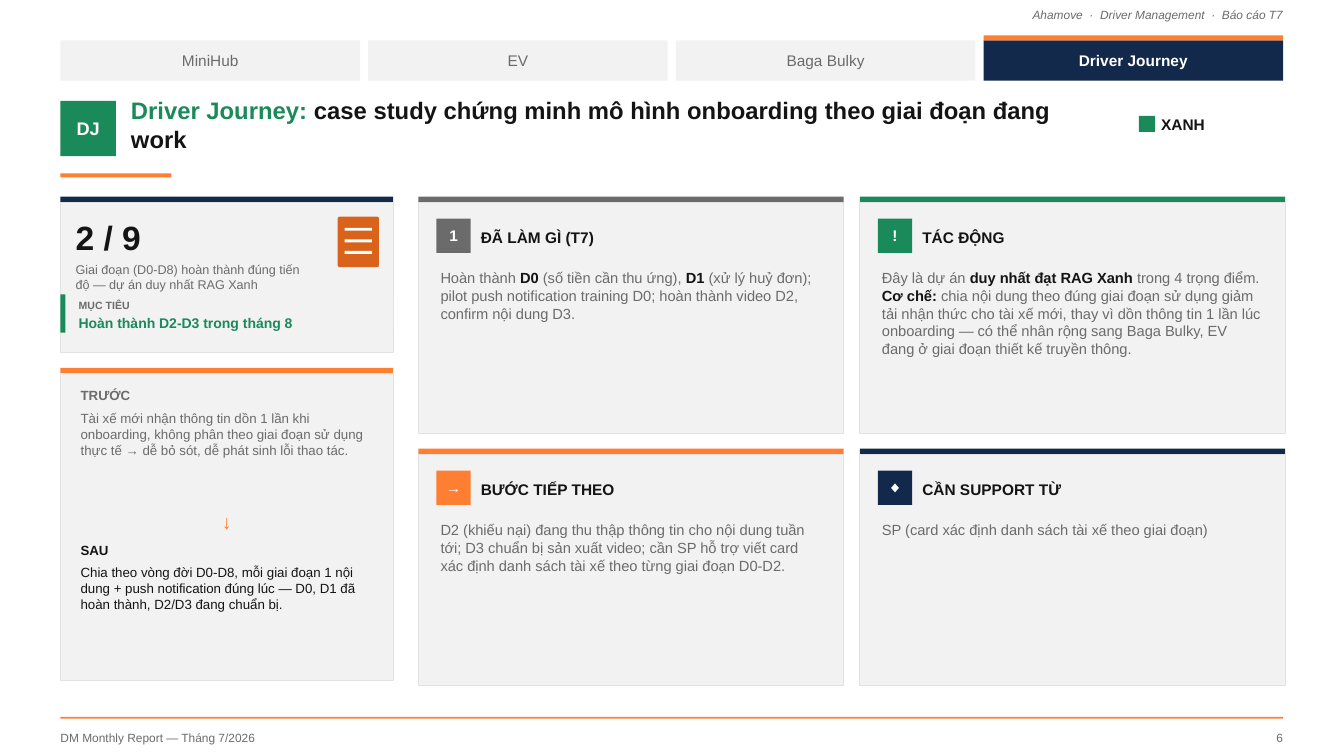
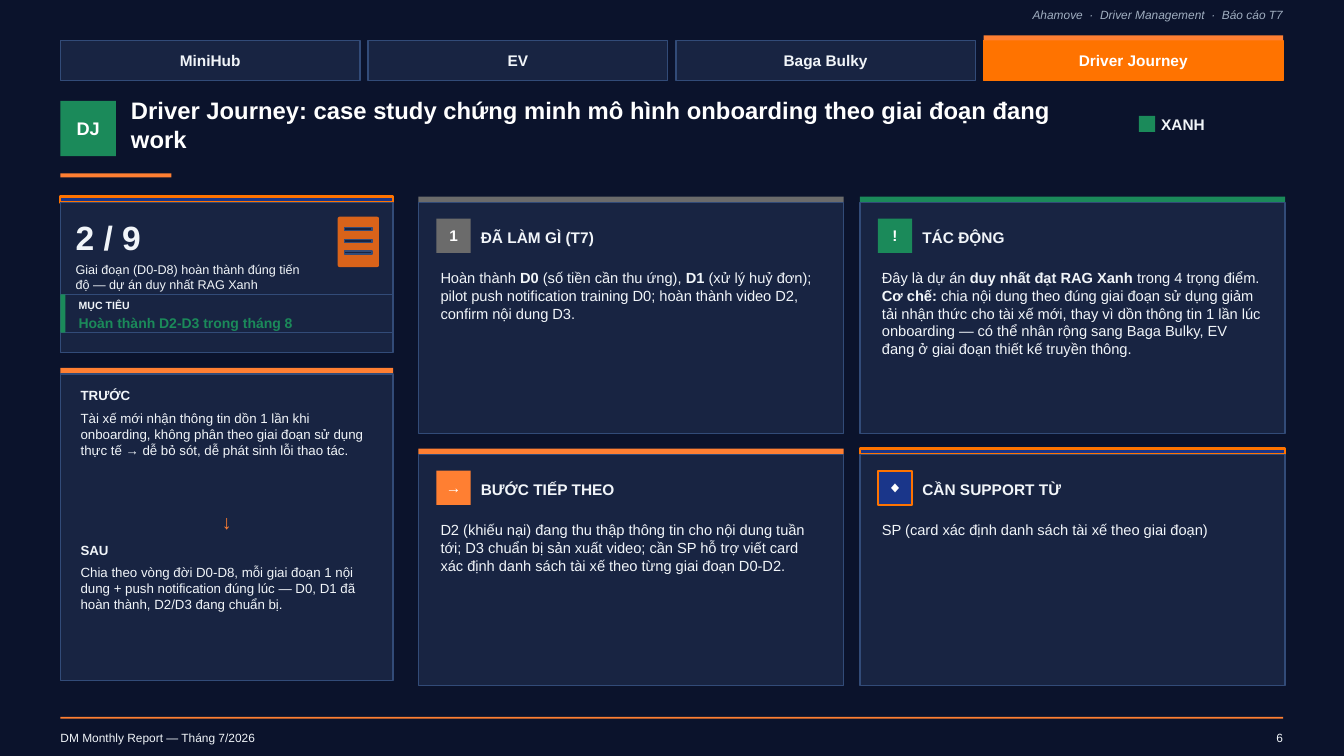
Before and after one commit to Khanhsnef/pulucowork, a slide deck: slide 7 of Data sources/BaoCao_ThangDM_T7_Core_v7_1.pptx. Drawn at 1344x756 pixels with LibreOffice and Linux fonts; fonts in the diff are those of the drawing. Boxes give left, top, right and bottom in pixels: in the first picture for what was removed or moved away, otherwise in the second. Text is boxed around its words. In the diff, an @@ line names an element or a change of style, - is before the commit and + after.

```diff
--- a/Data sources/BaoCao_ThangDM_T7_Core_v7_1.pptx
+++ b/Data sources/BaoCao_ThangDM_T7_Core_v7_1.pptx
@@ background #FFFFFF to #0B132C @@
@@ text "Ahamove · Driver Management · ..." at bbox=[1033, 10, 1283, 22]: text colour #6B6B6B to #A0AEC0 @@
@@ text colour #6B6B6B to #F1F5F9, bold on in 3 elements at bbox=[180, 55, 241, 66], bbox=[508, 55, 529, 66], bbox=[784, 55, 868, 70] @@
@@ rectangle at bbox=[984, 40, 1284, 81]: fill #13294B to #FF7300; outline none to #FF7300 1 pt @@
@@ text "Driver Journey: case study chứng ..." at bbox=[131, 101, 1050, 149]: text colour #1B8A5A to #FFFFFF in "Driver Journey:"; text colour #141414 to #FFFFFF in "case study chứng minh mô hình onboarding ..." @@
@@ fill #FFFFFF to #182442; outline none to #324B78 1 pt in 3 elements at bbox=[345, 228, 372, 231], bbox=[345, 240, 372, 243], bbox=[345, 251, 372, 254] @@
@@ text "Hoàn thành D0 (số tiền ..." at bbox=[441, 272, 812, 322]: text colour #6B6B6B to #F1F5F9; text colour #141414 to #F1F5F9 in "D0 D1" @@
@@ text "Đây là dự án duy ..." at bbox=[882, 272, 1261, 357]: text colour #6B6B6B to #F1F5F9 in "Đây là dự án trong 4 trọng ..."; text colour #141414 to #F1F5F9 in "duy nhất đạt RAG Xanh Cơ chế:" @@
@@ fill #F2F2F2 to #182442; outline none to #324B78 1 pt in 4 elements at bbox=[60, 40, 360, 81], bbox=[368, 40, 667, 81], bbox=[677, 40, 976, 81], bbox=[60, 294, 393, 333] @@
@@ fill #F2F2F2 to #182442; outline #E2E2E2 0.75 pt to #324B78 1 pt in 6 elements at bbox=[60, 203, 393, 353], bbox=[60, 374, 393, 681], bbox=[418, 203, 844, 434], bbox=[860, 203, 1286, 434], bbox=[418, 455, 844, 686], bbox=[860, 455, 1286, 686] @@
@@ fill #13294B to #1A368A; outline none to #FF7300 1.5 pt in 3 elements at bbox=[60, 197, 393, 203], bbox=[860, 449, 1286, 455], bbox=[878, 471, 912, 505] @@
@@ text colour #141414 to #F1F5F9 in 8 elements at bbox=[1161, 119, 1205, 130], bbox=[76, 226, 141, 251], bbox=[81, 545, 109, 555], bbox=[81, 567, 355, 612], bbox=[481, 230, 594, 246], bbox=[922, 230, 1004, 246], bbox=[481, 482, 615, 495], bbox=[922, 482, 1061, 495] @@
@@ text colour #6B6B6B to #F1F5F9 in 8 elements at bbox=[76, 264, 299, 292], bbox=[79, 301, 130, 311], bbox=[81, 390, 131, 400], bbox=[81, 412, 364, 458], bbox=[441, 524, 804, 574], bbox=[882, 524, 1207, 538], bbox=[60, 733, 254, 745], bbox=[1276, 733, 1283, 742] @@
```
Also in this commit, not shown: 10 other slides changed, 40 other files.
